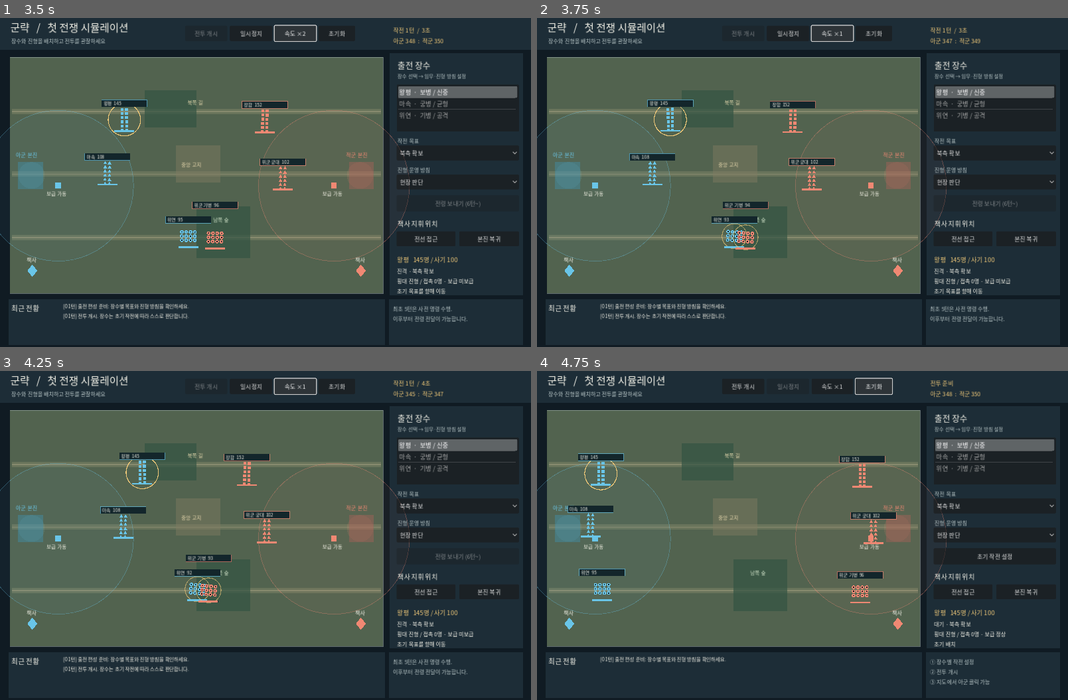
Above: before the commit, frames 1-4 (two rows, left to right).
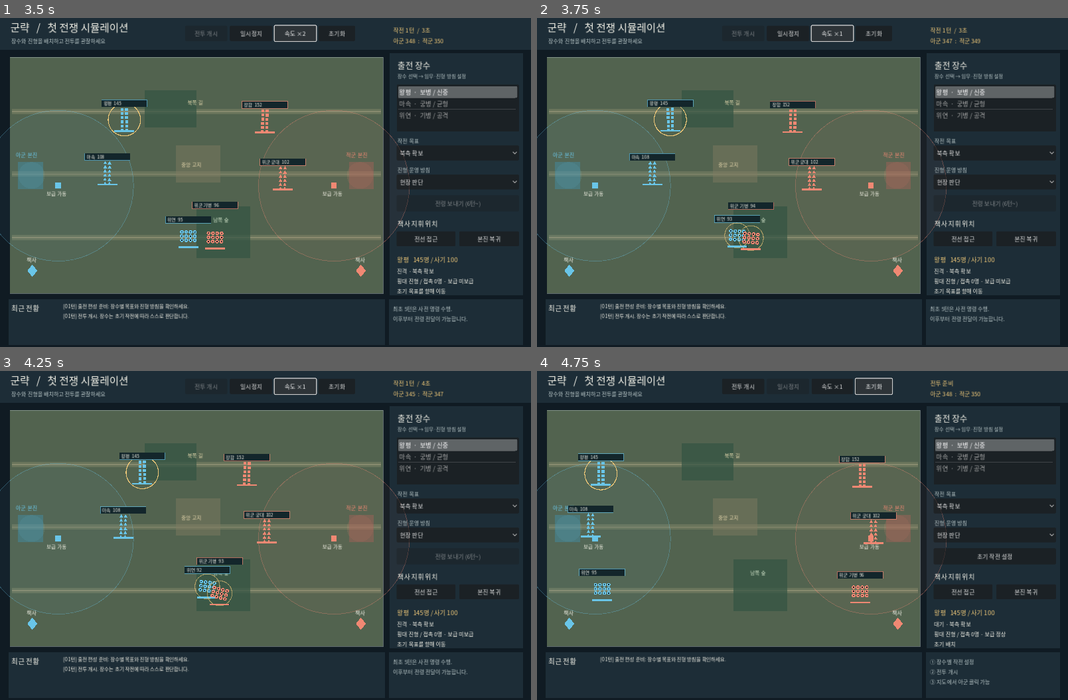
Above: after the commit, the same moments.

Repository: slows28/gunryak
Game: Godot game, scene res://main.tscn
The game is run twice, just before and just after one commit, with the same random seed, the same clock (stepped at 60 frames per second) and the same inputs.
Inputs:
- Up to frame 1 (3.5 s): click "전투 개시" at 0.5 s; click "일시정지" at 1.25 s; click "재개" at 2 s; click "속도 ×1" at 2.75 s
- Up to frame 2 (3.75 s): click "속도 ×2" at 3.5 s
- Up to frame 3 (4.25 s): no input
- Up to frame 4 (4.75 s): click "초기화" at 4.25 s

Frame 1 is identical in both runs. In frame 2, 0.5% of the frame differs, in the area x 32-45%, y 55-71%; in frame 3, 0.8%, in the area x 32-46%, y 55-72%; in frame 4, nothing differs.

Commit message:
feat(m2): keep unit bodies separate and resolve strength-based frontline pressure

Diff:
--- a/scripts/war_sim.gd
+++ b/scripts/war_sim.gd
@@ -69,6 +69,7 @@
         "morale": 100.0, "out_supply": 0.0, "supplied": true,
         "action": "대기", "reason": "초기 배치", "ai_cooldown": 0.0,
         "charge": 0.0, "last_raid": -999.0, "contact_troops": 0,
+        "front_pressure": 0.0, "pushed_distance": 0.0,
         "raid_active": false, "raid_target": Vector2.ZERO, "raid_until": 0.0
     }
     if unit_type == "기병":
@@ -161,6 +162,7 @@
     for unit in units:
         if float(unit["troops"]) > 0.0:
             _move_unit(unit, dt)
+    _resolve_frontline(dt)
     _combat(dt)
     _check_victory()
 
@@ -468,6 +470,79 @@
         if front.length_squared() > 1.0:
             unit["facing"] = (unit["facing"] as Vector2).lerp(front.normalized(), minf(1.0, dt * 2.0)).normalized()
 
+
+# M2-1: Keep formation bodies separate. This applies to friends and enemies.
+# M2-2: A contact line shifts toward the weaker side, based on the soldiers
+# actually in each formation, morale and how well a unit resists front pressure.
+func _body_distance(a: Dictionary, b: Dictionary) -> float:
+    if str(a["type"]) == "궁병" or str(b["type"]) == "궁병":
+        return 25.0
+    return 34.0
+
+func _frontline_power(unit: Dictionary, enemy: Dictionary, direction: Vector2) -> float:
+    var factor: float = 1.0
+    match str(unit["formation"]):
+        "횡대": factor = 1.06
+        "종대": factor = 0.77
+        "방진": factor = 1.28
+    if str(unit["type"]) == "기병":
+        factor *= 1.16 if str(enemy["formation"]) != "방진" else 0.70
+        if _in_forest(unit["pos"]):
+            factor *= 0.70
+    if str(unit["action"]) == "돌파":
+        factor *= 1.12
+    var facing: Vector2 = unit["facing"]
+    if facing.length_squared() > 0.5 and facing.normalized().dot(direction) > 0.45:
+        factor *= 1.06
+    return maxf(1.0, float(unit["troops"]) * (0.25 + 0.75 * float(unit["morale"]) / 100.0) * factor)
+
+func _resolve_frontline(dt: float) -> void:
+    for unit in units:
+        unit["front_pressure"] = 0.0
+    for i in range(units.size()):
+        var a: Dictionary = units[i]
+        if float(a["troops"]) <= 0.0:
+            continue
+        for j in range(i + 1, units.size()):
+            var b: Dictionary = units[j]
+            if float(b["troops"]) <= 0.0:
+                continue
+            var ap: Vector2 = a["pos"]
+            var bp: Vector2 = b["pos"]
+            var delta: Vector2 = bp - ap
+            var distance: float = delta.length()
+            var threshold: float = _body_distance(a, b)
+            if distance >= threshold + 7.0:
+                continue
+            var direction: Vector2 = delta / distance if distance > 0.0001 else (Vector2.RIGHT if int(a["side"]) == 0 else Vector2.LEFT)
+            if distance < threshold:
+                # Geometric separation prevents passing through the other unit.
+                var overlap: float = threshold - distance
+                a["pos"] = _field_point(ap - direction * overlap * 0.5)
+                b["pos"] = _field_point(bp + direction * overlap * 0.5)
+            if int(a["side"]) == int(b["side"]):
+                continue
+            # Ranged detachments can be pursued but do not push a melee line.
+            if str(a["type"]) == "궁병" or str(b["type"]) == "궁병":
+                continue
+            var strength_a: float = _frontline_power(a, b, direction)
+            var strength_b: float = _frontline_power(b, a, -direction)
+            var advantage: float = (strength_a - strength_b) / maxf(1.0, strength_a + strength_b)
+            if absf(advantage) <= 0.035:
+                continue
+            var shift: float = clampf(advantage * 24.0 * dt, -1.6, 1.6)
+            a["pos"] = _field_point((a["pos"] as Vector2) + direction * shift)
+            b["pos"] = _field_point((b["pos"] as Vector2) + direction * shift)
+            var losing_unit: Dictionary = b if shift > 0.0 else a
+            losing_unit["front_pressure"] = maxf(float(losing_unit["front_pressure"]), absf(advantage))
+            losing_unit["pushed_distance"] = float(losing_unit["pushed_distance"]) + absf(shift)
+            # Gradual cohesion loss rather than an instant attrition dice roll.
+            losing_unit["morale"] = maxf(0.0, float(losing_unit["morale"]) - absf(shift) * 0.035)
+            if float(losing_unit["pushed_distance"]) > 18.0 and str(losing_unit["action"]) != "후퇴":
+                # Counter resets keep one event from spamming the battle log.
+                losing_unit["pushed_distance"] = 0.0
+                _log("%s 전선이 압박으로 밀립니다." % str(losing_unit["name"]))
+
 func _field_point(p: Vector2) -> Vector2:
     return Vector2(clampf(p.x, 18.0, FIELD_W - 18.0), clampf(p.y, 22.0, FIELD_H - 18.0))
 
@@ -647,6 +722,8 @@
             problems.append("invalid morale: %s" % str(unit["name"]))
         if float(unit["form_remaining"]) < 0.0:
             problems.append("negative formation time: %s" % str(unit["name"]))
+        if is_nan(float(unit["front_pressure"])) or is_inf(float(unit["front_pressure"])):
+            problems.append("invalid frontline pressure: %s" % str(unit["name"]))
         if bool(unit["raid_active"]):
             var target: Vector2 = unit["raid_target"]
             if is_nan(target.x) or is_nan(target.y) or is_inf(target.x) or is_inf(target.y):
